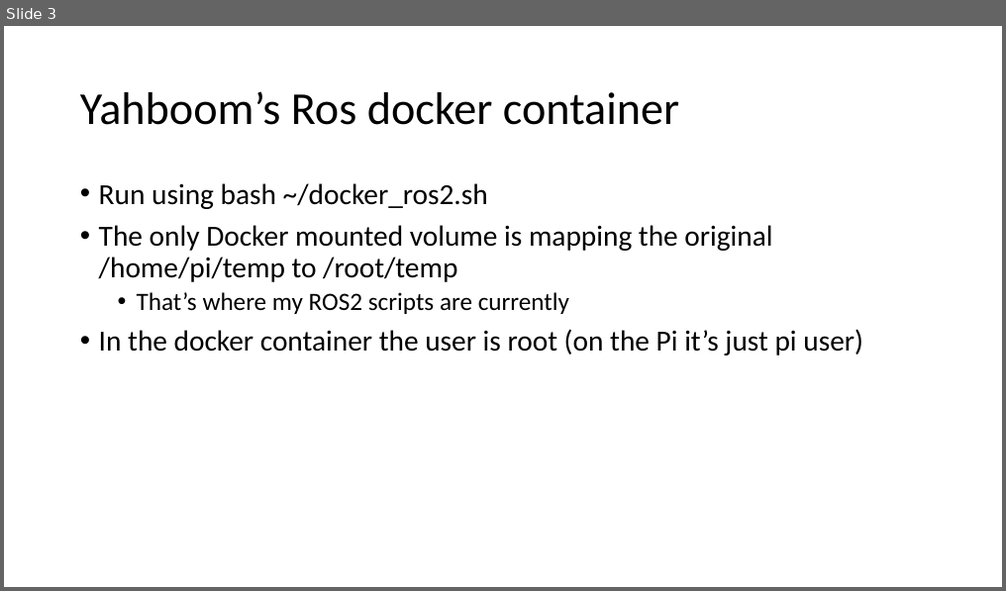
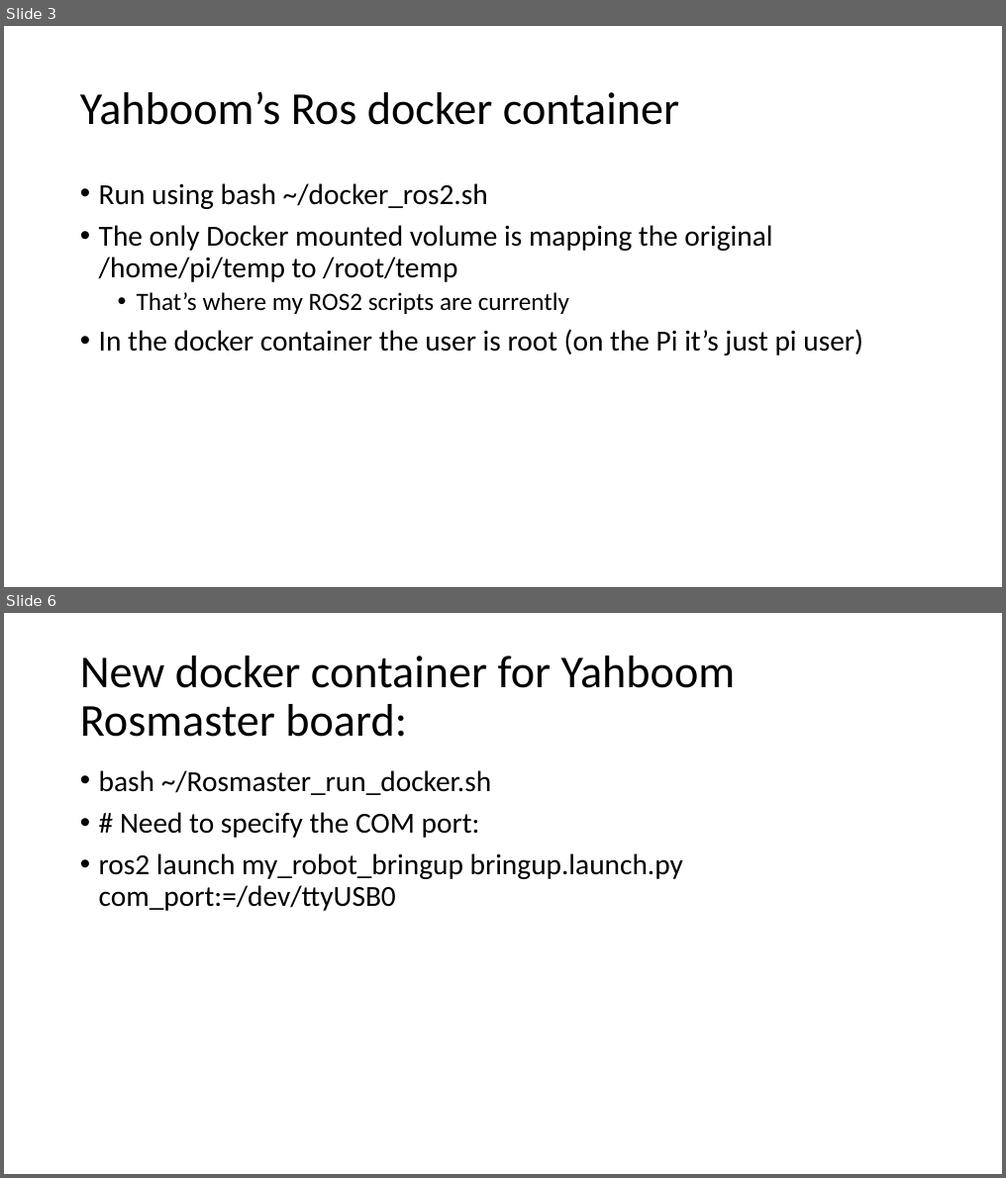
Before and after one commit to gigaprog/p_presentations, a slide deck: embedded/RobotOperatingSystem/My_ROS2_robot.pptx. Shown one above the other, each under a label of ours: slide 3 before the commit, slides 3 and 6 after it; the slides between them are not shown. The pictures are 1006x591 and 1006x1178 pixels, drawn with LibreOffice and Linux fonts; fonts in the diff are those of the drawing. Boxes give left, top, right and bottom in pixels: in the first picture for what was removed or moved away, otherwise in the second. Text is boxed around its words. In the diff, an @@ line names an element or a change of style, - is before the commit and + after.

```diff
--- a/embedded/RobotOperatingSystem/My_ROS2_robot.pptx
+++ b/embedded/RobotOperatingSystem/My_ROS2_robot.pptx
@@ slide 6 added at box(4, 613, 1002, 1174), background #FFFFFF @@
@@ title added at box(80, 656, 736, 737), 44 pt, text #000000 @@
+New docker container for Yahboom Rosmaster board:
@@ text added at box(99, 770, 683, 911), 28 pt, text #000000 @@
+• bash ~/Rosmaster_run_docker.sh
+• # Need to specify the COM port:
+• ros2 launch my_robot_bringup bringup.launch.py com_port:=/dev/ttyUSB0
```
Also in this commit, not shown: 2 slides changed, 1 other slide added, 1 other file.
